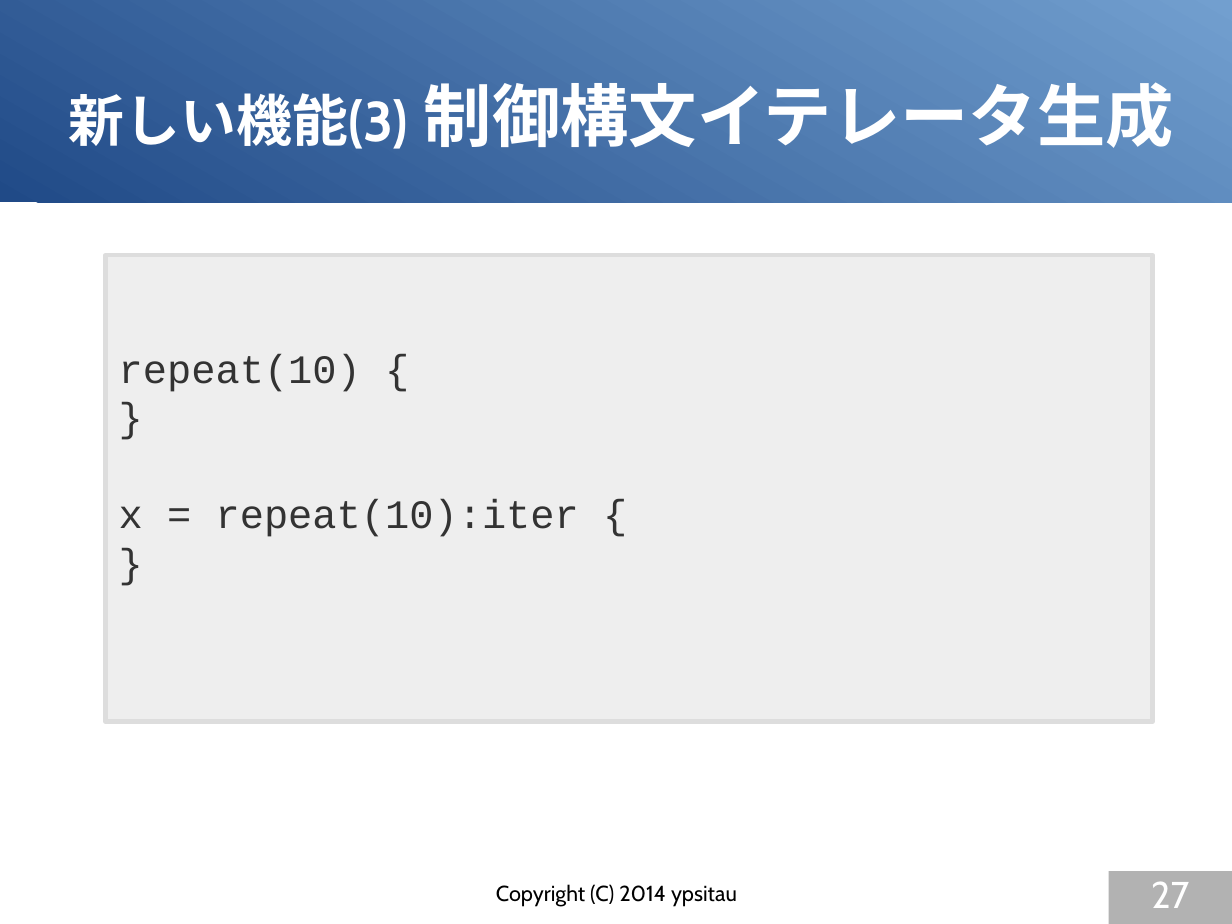
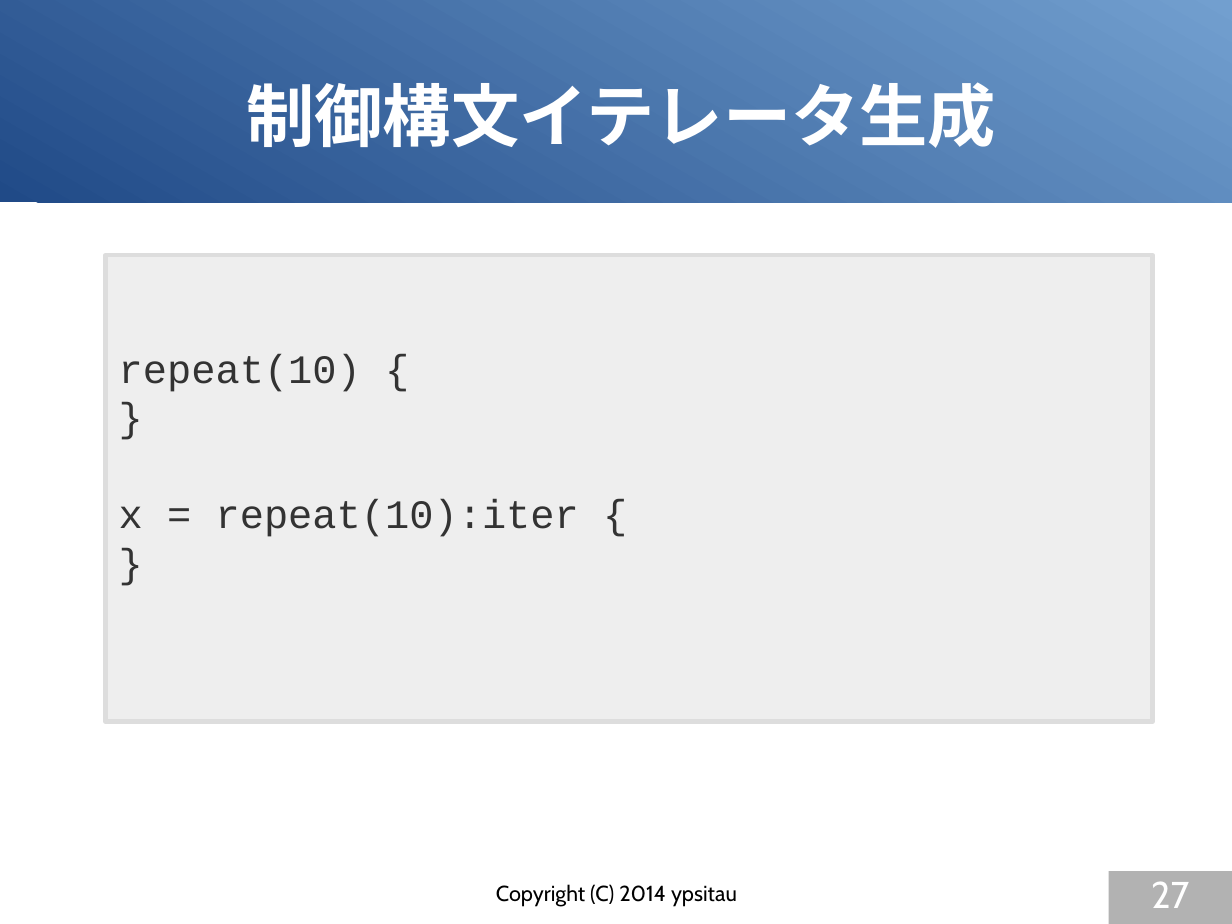
Before and after one commit to gura-lang/gura-doc, a slide deck: slide 27 of presentation/gura-introduction.odp. Drawn at 1232x924 pixels with LibreOffice and Linux fonts; fonts in the diff are those of the drawing. Boxes give left, top, right and bottom in pixels: in the first picture for what was removed or moved away, otherwise in the second. Text is boxed around its words. In the diff, an @@ line names an element or a change of style, - is before the commit and + after.

```diff
--- a/presentation/gura-introduction.odp
+++ b/presentation/gura-introduction.odp
@@ title at [246,82,996,148]: text changed @@
-新しい機能(3) 制御構文イテレータ生成
+制御構文イテレータ生成
```
Also in this commit, not shown: 16 other slides changed.
